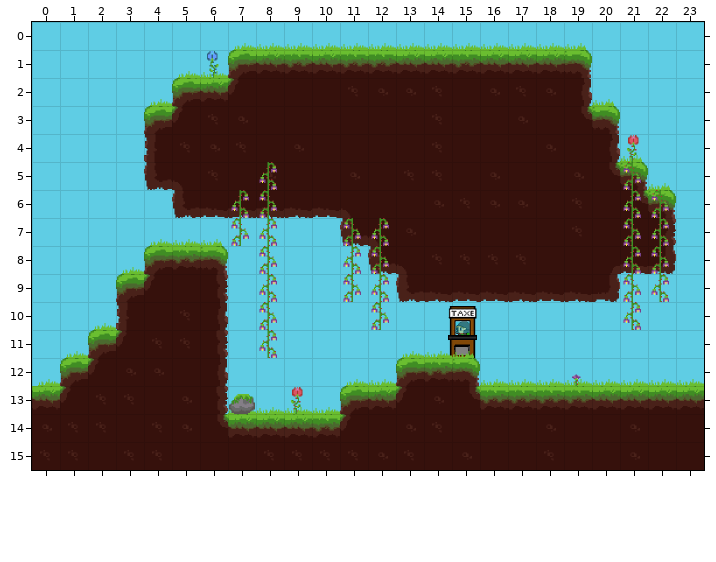
One commit to this Tiled map: Project/Assets/mapTiled/sas.tmx. The picture above is the old version.
Cells are 48x48 px. Shown: x 0..23, y 0..15.
After the commit:
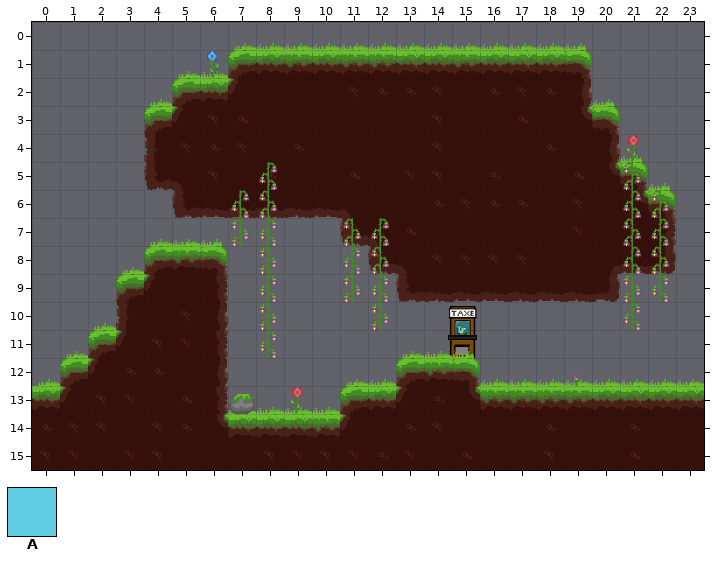
Key: from "terrain": A 47.
_ is an empty cell, . an unchanged one.
The edit:
--- layer "fond" (removed)
@@ x 0..23 @@
- 0 AAAAAAAAAAAAAAAAAAAAAAAA
- 1 AAAAAAAA...........AAAAA
- 2 AAAAAA.............AAAAA
- 3 AAAAA...............AAAA
- 4 AAAAA...............AAAA
- 5 AAAAA................AAA
- 6 AAAAAAAAAAA...........AA
- 7 AAAAAAAAAAAA..........AA
- 8 AAAAA.AAAAAAA........AAA
- 9 AAAA..AAAAAAAAAAAAAAAAAA
-10 AAAA..AAAAAAAAAAAAAAAAAA
-11 AAA...AAAAAAAAAAAAAAAAAA
-12 AA....AAAAAAAA.AAAAAAAAA
-13 ......AAAAAA............
+ 0 ________________________
+ 1 ________..........._____
+ 2 ______............._____
+ 3 _____...............____
+ 4 _____...............____
+ 5 _____................___
+ 6 ___________...........__
+ 7 ____________..........__
+ 8 _____._______........___
+ 9 ____..__________________
+10 ____..__________________
+11 ___...__________________
+12 __....________._________
+13 ......______............
